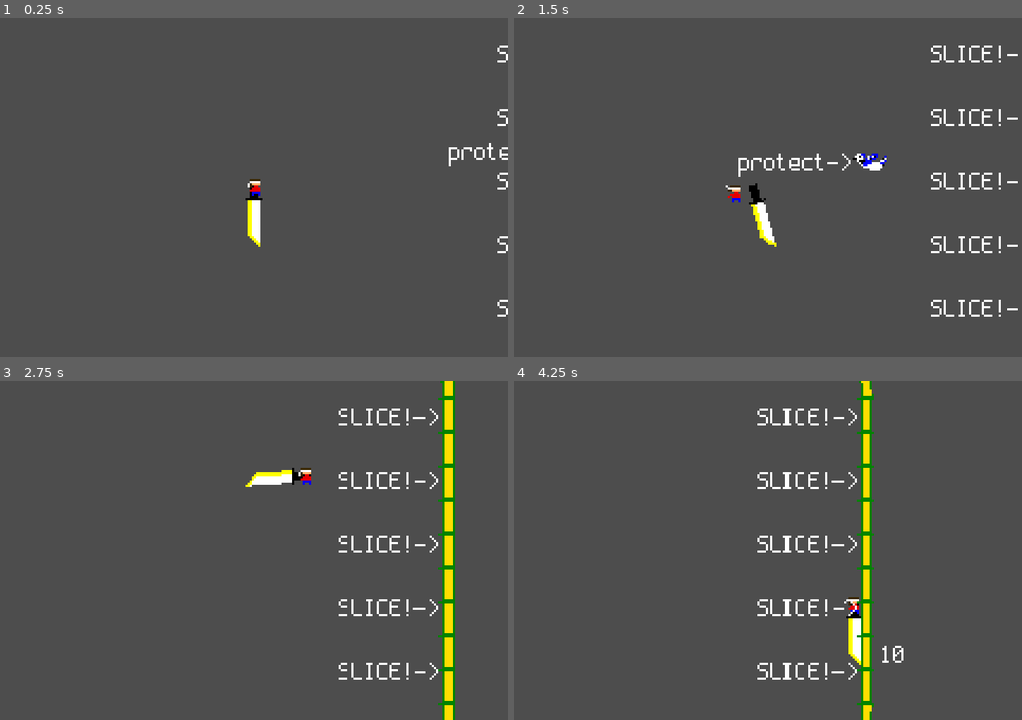
Above: before the commit, frames 1-4 (two rows, left to right).
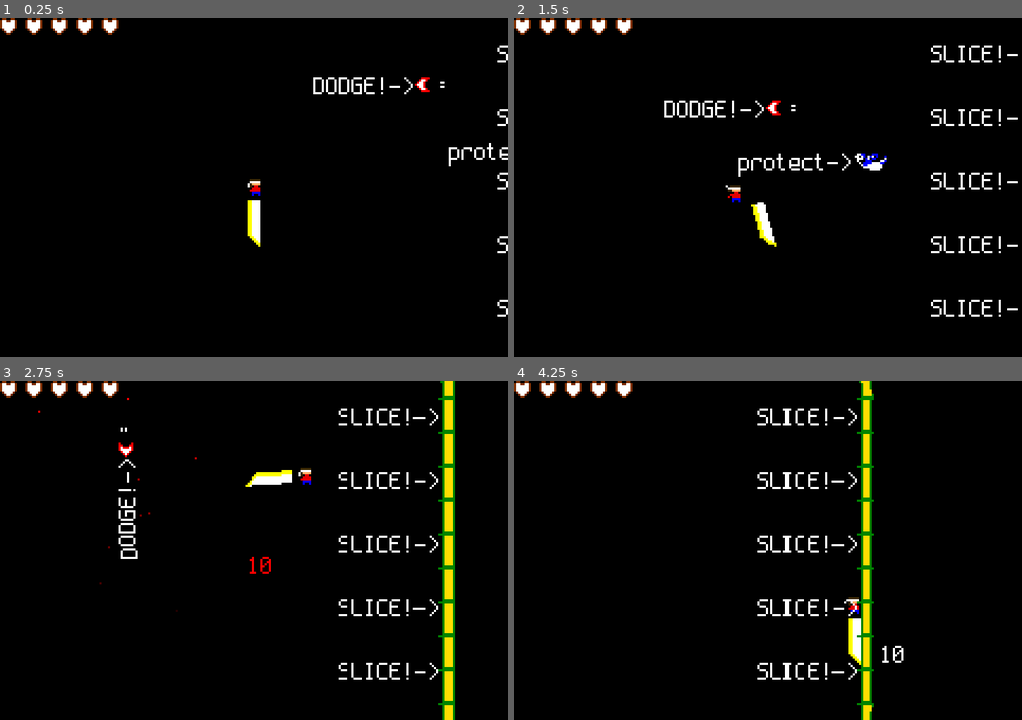
Above: after the commit, the same moments.

Repository: bytomancer/clonq-jam-2026
Game: Godot game, scene res://scn/main.tscn
The game is run twice, just before and just after one commit, with the same random seed, the same clock (stepped at 60 frames per second) and the same inputs.
Inputs (mouse positions are in pixels of both pictures, inside the frame that each line leads up to):
- Up to frame 1 (0.25 s): no input
- Up to frame 2 (1.5 s): move the mouse to (879, 170) at 0.52 s; move the mouse to (666, 204) at 1.27 s
- Up to frame 3 (2.75 s): move the mouse to (304, 475) at 2.02 s
- Up to frame 4 (4.25 s): move the mouse to (742, 618) at 2.77 s; move the mouse to (920, 601) at 3.52 s

The runs differ from the first frame. In frame 1, 99% of the frame differs, in the area x 0-100%, y 0-100%; in frame 2, 98%; in frame 3, 96%; in frame 4, 96%.

Commit message:
More features

Diff:
--- a/godot/project.godot
+++ b/godot/project.godot
@@ -35,3 +35,4 @@
 rendering_device/driver.windows="d3d12"
 renderer/rendering_method="gl_compatibility"
 renderer/rendering_method.mobile="gl_compatibility"
+environment/defaults/default_clear_color=Color(0, 0, 0, 1)
--- a/godot/scn/main.tscn
+++ b/godot/scn/main.tscn
@@ -13,6 +13,9 @@
 [ext_resource type="Texture2D" uid="uid://nhewllnihmev" path="res://ass/bird.png" id="10_rqnb2"]
 [ext_resource type="Script" uid="uid://cds5d7nljlay3" path="res://src/do_not_rotate.gd" id="12_4r6w6"]
 [ext_resource type="FontFile" uid="uid://cu5o2a46e1b1h" path="res://ext/spleen/spleen-6x12.otf" id="12_x8hhd"]
+[ext_resource type="Texture2D" uid="uid://dhrcw708lt8q5" path="res://ass/arrow.png" id="14_altm0"]
+[ext_resource type="Script" uid="uid://yfbybpnqo1c6" path="res://src/arrow.gd" id="14_wc0fe"]
+[ext_resource type="Texture2D" uid="uid://ed27ou2ans37" path="res://ass/heart.png" id="16_qy7k8"]
 
 [sub_resource type="LabelSettings" id="LabelSettings_4r6w6"]
 font = ExtResource("12_x8hhd")
@@ -103,6 +106,10 @@
 
 [sub_resource type="PhysicsMaterial" id="PhysicsMaterial_k3l4p"]
 
+[sub_resource type="LabelSettings" id="LabelSettings_altm0"]
+font = ExtResource("12_x8hhd")
+font_size = 12
+
 [sub_resource type="AtlasTexture" id="AtlasTexture_k3l4p"]
 atlas = ExtResource("10_rqnb2")
 region = Rect2(16, 0, 16, 8)
@@ -145,9 +152,65 @@
 offsets = PackedFloat32Array(0.5049261, 1)
 colors = PackedColorArray(1, 0, 0, 1, 1, 0, 0, 0)
 
-[sub_resource type="LabelSettings" id="LabelSettings_altm0"]
+[sub_resource type="PhysicsMaterial" id="PhysicsMaterial_wc0fe"]
+
+[sub_resource type="LabelSettings" id="LabelSettings_wc0fe"]
 font = ExtResource("12_x8hhd")
 font_size = 12
+
+[sub_resource type="RectangleShape2D" id="RectangleShape2D_wc0fe"]
+size = Vector2(11, 5)
+
+[sub_resource type="AtlasTexture" id="AtlasTexture_vwxr4"]
+atlas = ExtResource("14_altm0")
+region = Rect2(0, 0, 16, 8)
+
+[sub_resource type="SpriteFrames" id="SpriteFrames_nhm61"]
+animations = [{
+"frames": [{
+"duration": 1.0,
+"texture": SubResource("AtlasTexture_vwxr4")
+}],
+"loop": true,
+"name": &"default",
+"speed": 5.0
+}]
+
+[sub_resource type="AtlasTexture" id="AtlasTexture_qy7k8"]
+atlas = ExtResource("14_altm0")
+region = Rect2(16, 0, 16, 8)
+
+[sub_resource type="SpriteFrames" id="SpriteFrames_xs02v"]
+animations = [{
+"frames": [{
+"duration": 1.0,
+"texture": SubResource("AtlasTexture_qy7k8")
+}],
+"loop": true,
+"name": &"default",
+"speed": 5.0
+}]
+
+[sub_resource type="CircleShape2D" id="CircleShape2D_wc0fe"]
+radius = 4.0
+
+[sub_resource type="AtlasTexture" id="AtlasTexture_wc0fe"]
+atlas = ExtResource("14_altm0")
+region = Rect2(32, 0, 16, 8)
+
+[sub_resource type="SpriteFrames" id="SpriteFrames_vwxr4"]
+animations = [{
+"frames": [{
+"duration": 1.0,
+"texture": SubResource("AtlasTexture_wc0fe")
+}],
+"loop": true,
+"name": &"default",
+"speed": 5.0
+}]
+
+[sub_resource type="RectangleShape2D" id="RectangleShape2D_qy7k8"]
+size = Vector2(11, 5)
 
 [node name="Main" type="Node2D" unique_id=970221214]
 metadata/_edit_horizontal_guides_ = [80.0]
@@ -209,7 +272,7 @@
 position = Vector2(-3, 23)
 
 [node name="Guy" type="CharacterBody2D" parent="Player" unique_id=1560522781]
-collision_layer = 513
+collision_layer = 1537
 collision_mask = 517
 motion_mode = 1
 script = ExtResource("3_gyckk")
@@ -330,13 +393,27 @@
 
 [node name="Bird" type="RigidBody2D" parent="." unique_id=1291982621]
 position = Vector2(278, 63)
-collision_layer = 264
+collision_layer = 1288
 collision_mask = 3
 mass = 0.5
 physics_material_override = SubResource("PhysicsMaterial_k3l4p")
 gravity_scale = 0.5
 inertia = 1.0
 script = ExtResource("10_k3l4p")
+
+[node name="TutNode" type="Node2D" parent="Bird" unique_id=543640194]
+script = ExtResource("12_4r6w6")
+
+[node name="Tutorial" type="Label" parent="Bird/TutNode" unique_id=1431369660]
+offset_left = -62.0
+offset_top = -5.0
+offset_right = -8.0
+offset_bottom = 157.0
+pivot_offset = Vector2(45, 4)
+pivot_offset_ratio = Vector2(6, 0)
+text = "protect->"
+label_settings = SubResource("LabelSettings_altm0")
+horizontal_alignment = 2
 
 [node name="RemoteTransform2D" type="RemoteTransform2D" parent="Bird" unique_id=1791995298]
 remote_path = NodePath("../TutNode")
@@ -362,18 +439,96 @@
 initial_velocity_max = 150.0
 color_ramp = SubResource("Gradient_k3l4p")
 
-[node name="TutNode" type="Node2D" parent="Bird" unique_id=543640194]
-script = ExtResource("12_4r6w6")
-
-[node name="Tutorial" type="Label" parent="Bird/TutNode" unique_id=1431369660]
+[node name="Arrow" type="RigidBody2D" parent="." unique_id=1353026491]
+position = Vector2(219, 32)
+collision_layer = 16
+collision_mask = 11
+physics_material_override = SubResource("PhysicsMaterial_wc0fe")
+script = ExtResource("14_wc0fe")
+
+[node name="Tutorial" type="Label" parent="Arrow" unique_id=319399574]
 offset_left = -62.0
 offset_top = -5.0
 offset_right = -8.0
 offset_bottom = 157.0
 pivot_offset = Vector2(45, 4)
 pivot_offset_ratio = Vector2(6, 0)
-text = "protect->"
-label_settings = SubResource("LabelSettings_altm0")
+text = "DODGE!->"
+label_settings = SubResource("LabelSettings_wc0fe")
 horizontal_alignment = 2
 
+[node name="CollisionShape2D" type="CollisionShape2D" parent="Arrow" unique_id=1130297038]
+position = Vector2(2.5, -0.5)
+shape = SubResource("RectangleShape2D_wc0fe")
+
+[node name="Sprite" type="AnimatedSprite2D" parent="Arrow" unique_id=881109410]
+sprite_frames = SubResource("SpriteFrames_nhm61")
+
+[node name="DeadArrowTip" type="RigidBody2D" parent="Arrow" unique_id=1093684722]
+process_mode = 4
+visible = false
+collision_layer = 0
+collision_mask = 255
+
+[node name="Sprite" type="AnimatedSprite2D" parent="Arrow/DeadArrowTip" unique_id=1409523728]
+sprite_frames = SubResource("SpriteFrames_xs02v")
+
+[node name="CollisionShape2D" type="CollisionShape2D" parent="Arrow/DeadArrowTip" unique_id=2142126811]
+position = Vector2(-4, 0)
+shape = SubResource("CircleShape2D_wc0fe")
+
+[node name="DeadArrowShaft" type="RigidBody2D" parent="Arrow" unique_id=1398196303]
+process_mode = 4
+visible = false
+collision_layer = 0
+collision_mask = 255
+
+[node name="Sprite" type="AnimatedSprite2D" parent="Arrow/DeadArrowShaft" unique_id=400220002]
+sprite_frames = SubResource("SpriteFrames_vwxr4")
+
+[node name="CollisionShape2D" type="CollisionShape2D" parent="Arrow/DeadArrowShaft" unique_id=222727679]
+position = Vector2(2.5, -0.5)
+shape = SubResource("RectangleShape2D_qy7k8")
+
+[node name="Tip" type="Area2D" parent="Arrow" unique_id=2006654936]
+collision_layer = 0
+collision_mask = 1035
+
+[node name="CollisionPolygon2D" type="CollisionPolygon2D" parent="Arrow/Tip" unique_id=286211840]
+position = Vector2(-8, -1)
+polygon = PackedVector2Array(0, 0, 4, -3, 4, 4, 0, 1)
+
+[node name="Control" type="Control" parent="." unique_id=1037340713]
+layout_mode = 3
+anchors_preset = 0
+offset_right = 40.0
+offset_bottom = 40.0
+
+[node name="GridContainer" type="GridContainer" parent="Control" unique_id=1667549220]
+layout_mode = 0
+offset_right = 40.0
+offset_bottom = 40.0
+columns = 5
+
+[node name="Heart1" type="TextureRect" parent="Control/GridContainer" unique_id=1250109858]
+layout_mode = 2
+texture = ExtResource("16_qy7k8")
+
+[node name="Heart2" type="TextureRect" parent="Control/GridContainer" unique_id=1171059420]
+layout_mode = 2
+texture = ExtResource("16_qy7k8")
+
+[node name="Heart3" type="TextureRect" parent="Control/GridContainer" unique_id=426139715]
+layout_mode = 2
+texture = ExtResource("16_qy7k8")
+
+[node name="Heart4" type="TextureRect" parent="Control/GridContainer" unique_id=6858817]
+layout_mode = 2
+texture = ExtResource("16_qy7k8")
+
+[node name="Heart5" type="TextureRect" parent="Control/GridContainer" unique_id=1985826166]
+layout_mode = 2
+texture = ExtResource("16_qy7k8")
+
 [connection signal="body_entered" from="Player/Knife/Slicer" to="Player" method="_on_slicer_body_entered"]
+[connection signal="body_entered" from="Arrow/Tip" to="Arrow" method="_on_area_2d_body_entered"]
--- /dev/null
+++ b/godot/src/arrow.gd
@@ -0,0 +1,96 @@
+extends RigidBody2D
+
+@export
+var speed = 4000.0
+
+@export
+var hp = 10.0
+
+@export
+var damage_value = 10.0
+
+# var prev_pos = Vector2(0, 0)
+# var time_stalled = 0.0
+
+var time_alive = 0.0
+
+func damage(_dmg: float) -> void:
+	pass
+	# if self.hp <= 0.0:
+	# 	return
+	# %DmgNumDisplay.add_number(dmg, Color(1, 1, 1))
+	# self.hp -= dmg
+	# if self.hp <= 0.0:
+	# 	self.gravity_scale *= 5.0
+
+func _ready() -> void:
+	var flight_vel = Vector2(-1, 0) * speed
+	self.apply_force(flight_vel)
+
+func _process(delta: float) -> void:
+	if self.global_position.x < -100 or self.global_position.x > get_viewport_rect().size.x + 100 or self.global_position.y < -100 or self.global_position.y > get_viewport_rect().size.y + 100:
+		queue_free()
+		return
+	if self.hp <= 0.0:
+		return
+
+	# if time_alive > 1.0:
+	# 	var curr_speed = self.linear_velocity.length()
+	# 	if curr_speed < speed / 2.0:
+	# 		self.hp = 0.0
+	# 		self.gravity_scale *= 5.0
+	# 		return
+	# elif time_alive == 0.0:
+
+	time_alive += delta
+
+	# var curr_speed = self.linear_velocity.length()
+	# if curr_speed <= speed / 10.0:
+	# 	time_stalled += delta
+	# else:
+	# 	time_stalled = 0
+
+	# if time_stalled >= 1:
+	# 	self.hp = 0.0
+	# 	self.gravity_scale *= 5.0
+	# 	return
+	# var current_speed = self.linear_velocity.length()
+	# var allowed_speed = 2 * speed
+	# var flight_speed = lerpf(self.speed, 0.0, current_speed / allowed_speed)
+	# var flight_vel = Vector2(-1, 0) * flight_speed
+
+	# var pos_after = self.global_position
+	# var pos_diff = pos_after - prev_pos
+	# if pos_diff.length() < 0.1 or pos_diff.length() > 0.1:
+	# 	time_stalled += delta
+	# else:
+	# 	time_stalled = 0
+
+	# prev_pos = self.global_position
+
+func _on_area_2d_body_entered(body: Node2D) -> void:
+	if self.hp <= 0.0:
+		return
+	print("Arrow hit %s" % body.name)
+	if body.name == "Knife":
+		kill_self()
+	elif body.name == "Guy":
+		body.damage(damage_value)
+	elif body.name == "Bird":
+		body.damage(damage_value)
+
+func kill_self():
+	self.hp = 0.0
+	self.gravity_scale *= 5.0
+	$Sprite.hide()
+
+	#TODO: actually enable these as physics objects
+	#Right now they just stay stuck, which is okay
+
+	$DeadArrowTip.global_position = self.global_position
+	$DeadArrowTip.show()
+	$DeadArrowTip.disable_mode = PROCESS_MODE_INHERIT
+
+	$DeadArrowShaft.global_position = self.global_position
+	$DeadArrowShaft.show()
+	$DeadArrowShaft.disable_mode = PROCESS_MODE_INHERIT
--- a/godot/src/guy.gd
+++ b/godot/src/guy.gd
@@ -2,6 +2,9 @@
 
 const SLOW_VEL = 10.0
 const FAST_VEL = 100.0
+
+func damage(_dmg: float) -> void:
+	get_tree().change_scene_to_file("res://scn/lose.tscn")
 
 func _process(_delta: float):
 	if self.get_real_velocity().length() < SLOW_VEL:
--- a/godot/src/player.gd
+++ b/godot/src/player.gd
@@ -21,6 +21,6 @@
 
 func _on_slicer_body_entered(body: Node2D) -> void:
 	var knife_speed = abs(previous_knife_ang_vel)
-	var damage = knife_speed * damage_multiplier
-	print(damage)
-	body.damage(damage)
+	var dmg = knife_speed * damage_multiplier
+	print(dmg)
+	body.damage(dmg)
Binary file changed: godot/ass/arrow.png
Binary file added: godot/ass/heart.png
Not shown, added: godot/ass/heart.png.import
Not shown, added: godot/src/arrow.gd.uid
Not shown, changed: assets/arrow.ase
Not shown, added: assets/heart.ase
